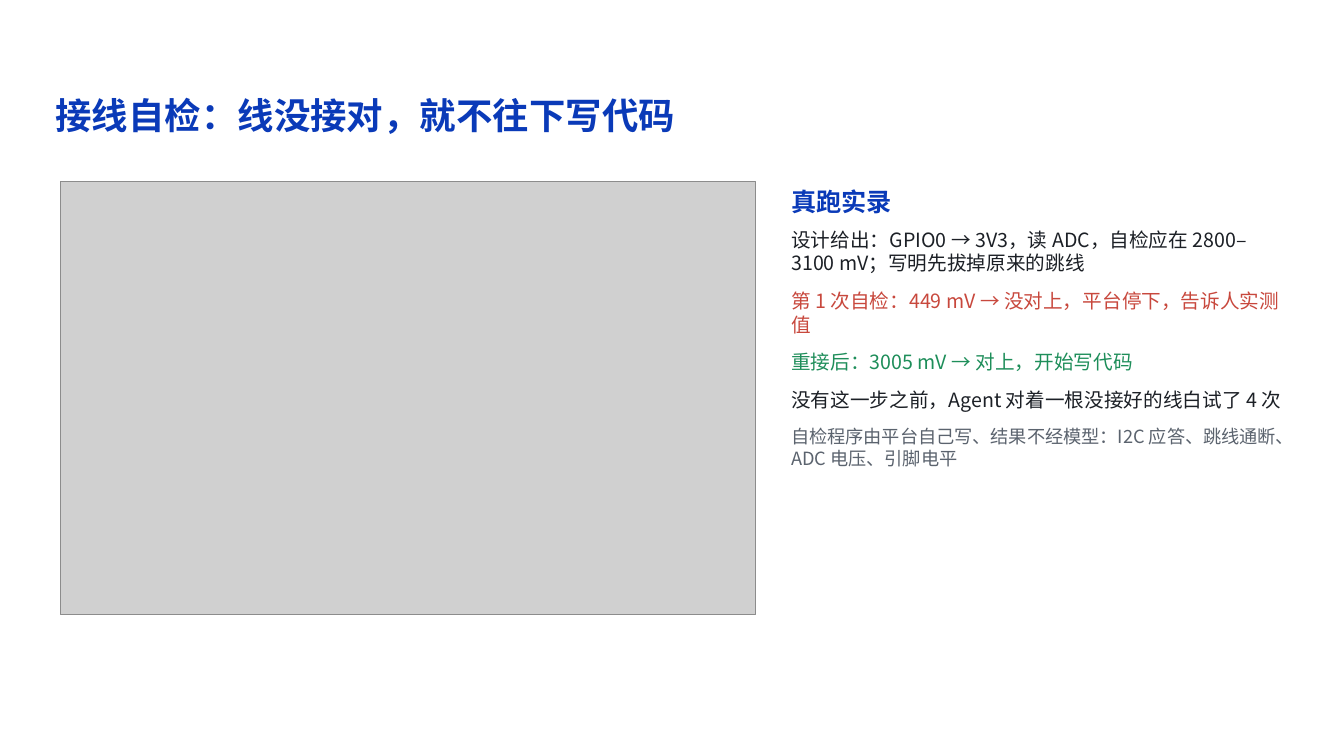
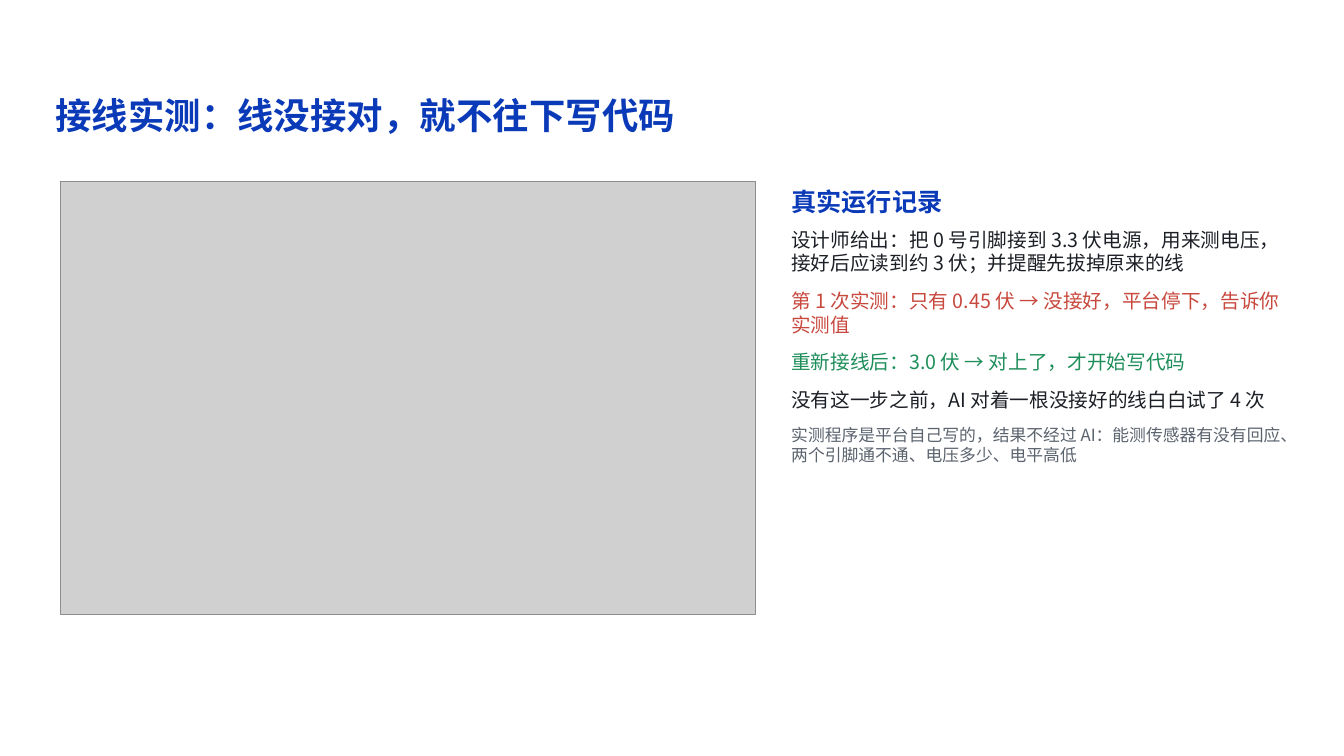
Before and after one commit to z-xxkk/firmforge, a slide deck: slide 12 of submission/方案讲解.pptx. Drawn at 1344x756 pixels with LibreOffice and Linux fonts; fonts in the diff are those of the drawing; grey boxes stand for pictures; background and template pictures are left out. Boxes give left, top, right and bottom in pixels: in the first picture for what was removed or moved away, otherwise in the second. Text is boxed around its words. In the diff, an @@ line names an element or a change of style, - is before the commit and + after.

```diff
--- a/submission/方案讲解.pptx
+++ b/submission/方案讲解.pptx
@@ text at box(55, 98, 675, 134): text changed @@
-接线自检：线没接对，就不往下写代码
+接线实测：线没接对，就不往下写代码
@@ text at box(791, 189, 1298, 463): text changed @@
-真跑实录
-设计给出：GPIO0 → 3V3，读 ADC，自检应在 2800–3100 mV；写明先拔掉原来的跳线
-第 1 次自检：449 mV → 没对上，平台停下，告诉人实测值
-重接后：3005 mV → 对上，开始写代码
-没有这一步之前，Agent 对着一根没接好的线白试了 4 次
-自检程序由平台自己写、结果不经模型：I2C 应答、跳线通断、ADC 电压、引脚电平
+真实运行记录
+设计师给出：把 0 号引脚接到 3.3 伏电源，用来测电压，接好后应读到约 3 伏；并提醒先拔掉原来的线
+第 1 次实测：只有 0.45 伏 → 没接好，平台停下，告诉你实测值
+重新接线后：3.0 伏 → 对上了，才开始写代码
+没有这一步之前，AI 对着一根没接好的线白白试了 4 次
+实测程序是平台自己写的，结果不经过 AI：能测传感器有没有回应、两个引脚通不通、电压多少、电平高低
```
Also in this commit, not shown: 13 other slides changed, 1 slide added, 1 slide removed, 1 other file.
